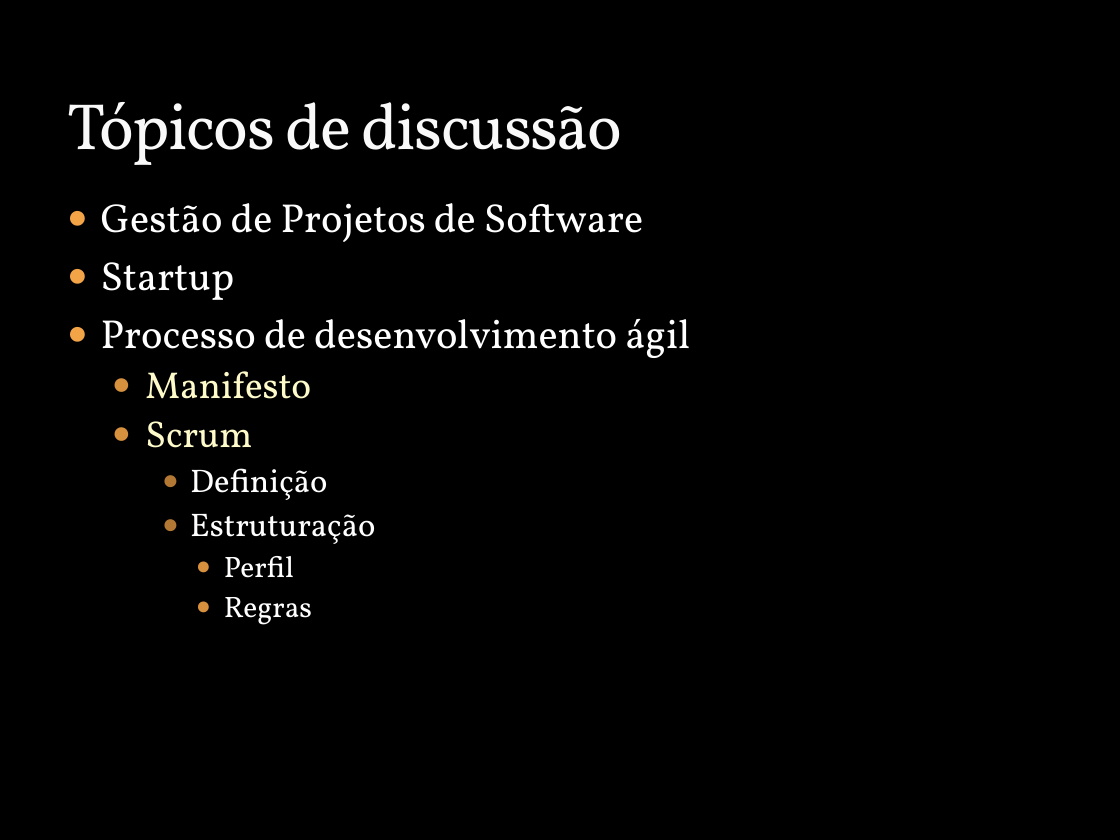
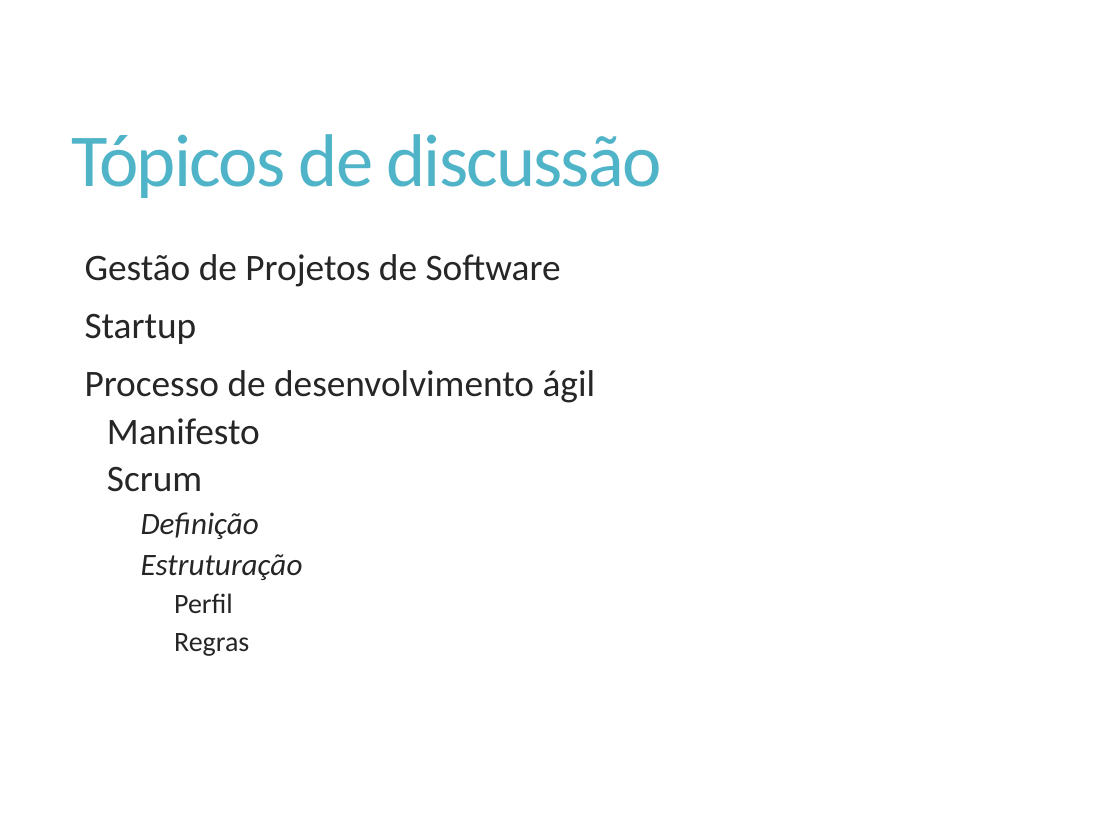
Before and after one commit to Elton-Garbin/TCC-2016, a slide deck: slide 4 of StartIdea/StartIdea.Docs/Apresentacao.pptx. Drawn at 1120x840 pixels with LibreOffice and Linux fonts; fonts in the diff are those of the drawing; background and template pictures are left out. Boxes give left, top, right and bottom in pixels: in the first picture for what was removed or moved away, otherwise in the second. Text is boxed around its words. In the diff, an @@ line names an element or a change of style, - is before the commit and + after.

Commit message:
Novo layout ppt

```diff
--- a/StartIdea/StartIdea.Docs/Apresentacao.pptx
+++ b/StartIdea/StartIdea.Docs/Apresentacao.pptx
@@ background picture (left out) to #FFFFFF @@
@@ title "Tópicos de discussão": place and size @@
-title "Tópicos de discussão" at (67, 102, 622, 165)
+title "Tópicos de discussão" at (72, 134, 661, 198)
@@ title "Tópicos de discussão" at (72, 134, 661, 198): size 42 to 48 pt, font Vollkorn to Calibri, text colour #F9F9F9 to #50B4C8, letter spacing -1 to -1.2 pt, letter outline #3C4422 0.25 pt to none; line spacing 1 to 0.9; vertical alignment bottom to middle @@
@@ text "Gestão de Projetos de Software": place and size @@
-text "Gestão de Projetos de Software" at (101, 203, 690, 625)
+text "Gestão de Projetos de Software" at (85, 254, 596, 656)
@@ text "Gestão de Projetos de Software" at (85, 254, 596, 656): size 26 to 24 pt in "Gestão de Projetos de Software", "Startup", "Processo de desenvolvimento ágil"; font Vollkorn to Calibri; text colour #FFFFFF to #262626 in "Gestão de Projetos de Software", "Startup", "Processo de desenvolvimento ágil", "Definição" and 3 more places; text colour #FEFAC9 to #262626 in "Manifesto", "Scrum"; size 21 to 20 pt, italic on in "Definição", "Estruturação"; size 19 to 18 pt in "Perfil", "Regras"; bullet ● to  ; line spacing 1 to 0.85; more space between paragraphs @@
```
Also in this commit, not shown: 17 other slides changed, 4 slides added.
